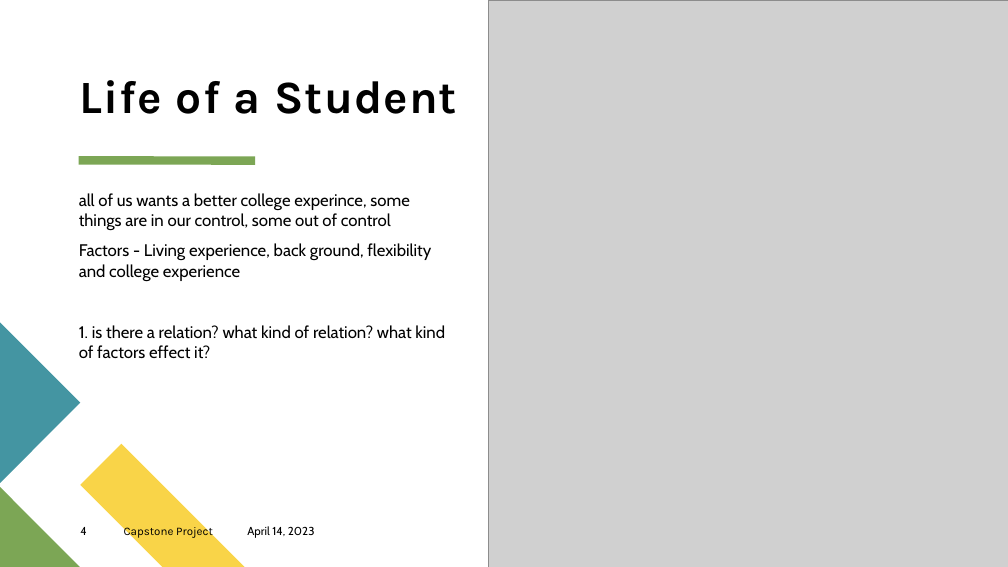
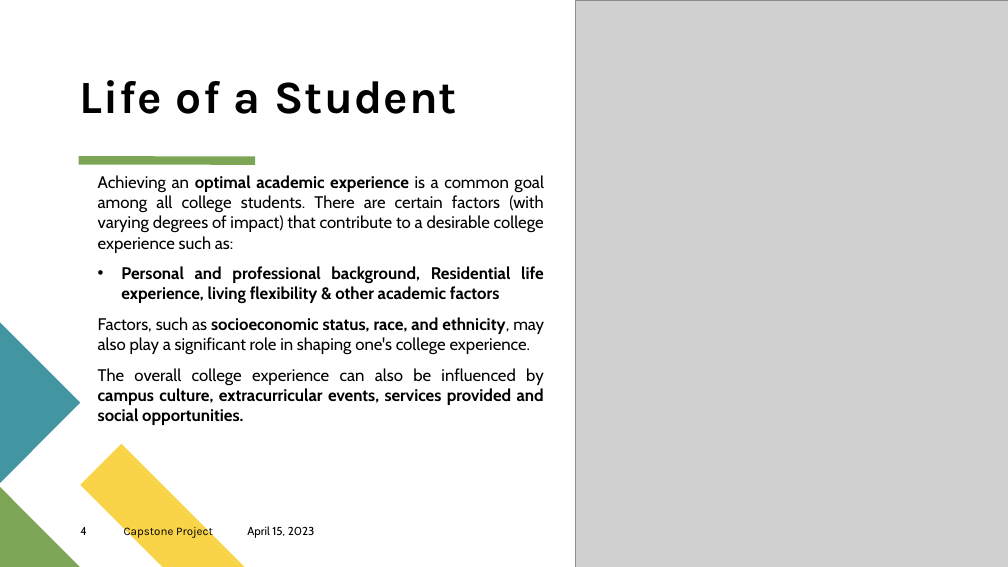
Before and after one commit to JayrajRadadiya/Capstone-Project, a slide deck: slide 4 of 09_Report_&_Presentation/Capstone_Project.pptx. Drawn at 1008x567 pixels with LibreOffice and Linux fonts; fonts in the diff are those of the drawing; grey boxes stand for pictures. Boxes give left, top, right and bottom in pixels: in the first picture for what was removed or moved away, otherwise in the second. Text is boxed around its words. In the diff, an @@ line names an element or a change of style, - is before the commit and + after.

```diff
--- a/09_Report_&_Presentation/Capstone_Project.pptx
+++ b/09_Report_&_Presentation/Capstone_Project.pptx
@@ picture: place and size @@
-picture at bbox=[488, 0, 1008, 567]
+picture at bbox=[576, 0, 1008, 567]
@@ text at bbox=[98, 175, 544, 425]: text changed @@
-all of us wants a better college experince, some things are in our control, some out of control
-Factors - Living experience, back ground, flexibility and college experience
-1. is there a relation? what kind of relation? what kind of factors effect it?
+Achieving an optimal academic experience is a common goal among all college students. There are certain factors (with varying degrees of impact) that contribute to a desirable college experience such as:
+• Personal and professional background, Residential life experience, living flexibility & other academic factors
+Factors, such as socioeconomic status, race, and ethnicity, may also play a significant role in shaping one's college experience.
+The overall college experience can also be influenced by campus culture, extracurricular events, services provided and social opportunities.
@@ text at bbox=[247, 526, 315, 538]: text changed @@
-April 14, 2023
+April 15, 2023
```
Also in this commit, not shown: 7 other slides changed.
